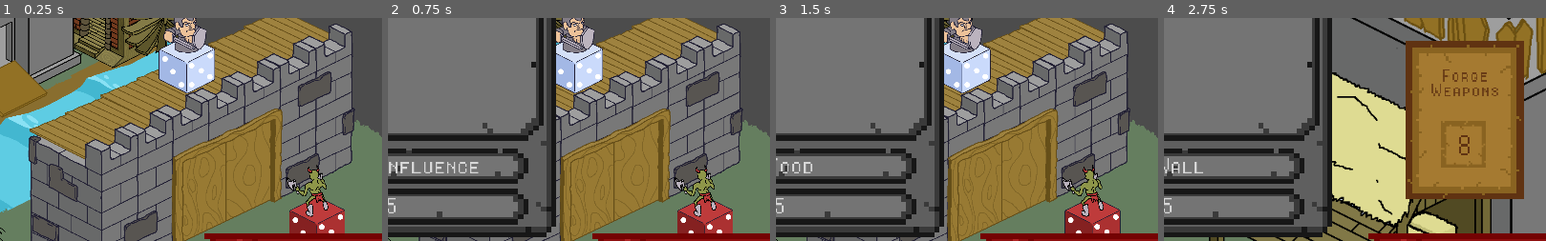
Above: before the commit, frames 1-4 (left to right).
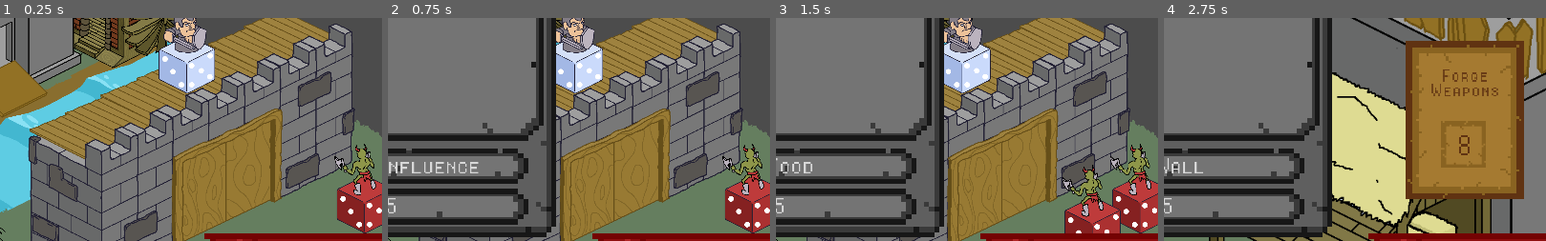
Above: after the commit, the same moments.

Repository: CapsCollective/rng-stronghold
Game: Godot game, scene res://scenes/main.tscn
Same seed, same stepped clock (60 frames per second), same inputs: the game is played once before the commit and once after it.
Inputs (mouse positions are % of the whole screen's width and height, from its top left):
- Up to frame 1 (0.25 s): no input
- Up to frame 2 (0.75 s): tap Enter (ui_accept) at 0.5 s; move the mouse to (67, 39) at 0.52 s; press the mouse at (67, 39) at 0.53 s
- Up to frame 3 (1.5 s): tap Enter (ui_accept) at 0.77, 1.25 s; move the mouse to (43, 36) at 1.27 s; release the mouse at (43, 36) at 1.28 s; right-click (43, 36) at 1.35 s; click (43, 36) at 1.42 s
- Up to frame 4 (2.75 s): tap Enter (ui_accept) at 1.52, 2 s; move the mouse to (19, 43) at 2.02 s; press the mouse at (19, 43) at 2.03 s
The pictures show only the part of the screen within x 50-100%, y 41-91%; the shares and areas given below are measured in that part.

The runs differ from the first frame. In frame 1, 5.7% of the frame differs, in the area x 75-100%, y 56-97%; in frame 2, 5.7%; in frame 3, 3.1%; in frame 4, nothing differs.

Commit message:
Made battlefield visually represent number of enemies

Diff:
--- a/scenes/buildings.tscn
+++ b/scenes/buildings.tscn
@@ -10,9 +10,6 @@
 [ext_resource path="res://scripts/buildings.gd" type="Script" id=8]
 [ext_resource path="res://res/buildings/playerpiece.png" type="Texture" id=10]
 [ext_resource path="res://res/buildings/Ground.png" type="Texture" id=11]
-
-[sub_resource type="RectangleShape2D" id=7]
-extents = Vector2( 41.4409, 62.2359 )
 
 [node name="Buildings" type="Node2D"]
 script = ExtResource( 8 )
@@ -94,9 +91,29 @@
 script = ExtResource( 7 )
 res_id = 5
 
+[node name="Sprite4" type="Sprite" parent="Battlefield"]
+position = Vector2( 63.9175, -28.5945 )
+scale = Vector2( 0.4, 0.4 )
+texture = ExtResource( 6 )
+
 [node name="Sprite" type="Sprite" parent="Battlefield"]
 scale = Vector2( 0.4, 0.4 )
 texture = ExtResource( 6 )
 
-[node name="CollisionShape2D" type="CollisionShape2D" parent="Battlefield"]
-shape = SubResource( 7 )
+[node name="Sprite2" type="Sprite" parent="Battlefield"]
+position = Vector2( -56.6284, 31.6783 )
+scale = Vector2( 0.4, 0.4 )
+texture = ExtResource( 6 )
+
+[node name="Sprite3" type="Sprite" parent="Battlefield"]
+position = Vector2( 68.9636, 16.8204 )
+scale = Vector2( 0.4, 0.4 )
+texture = ExtResource( 6 )
+
+[node name="Sprite5" type="Sprite" parent="Battlefield"]
+position = Vector2( 11.7747, 53.2645 )
+scale = Vector2( 0.4, 0.4 )
+texture = ExtResource( 6 )
+
+[node name="CollisionPolygon2D" type="CollisionPolygon2D" parent="Battlefield"]
+polygon = PoolVector2Array( -10.5337, -57.8945, 6.00635, -59.2961, 19.7429, -25.0948, 37.6846, -39.1118, 16.3788, -70.5097, 65.4382, -95.4599, 79.1748, -66.8653, 80.0157, -54.2501, 78.8944, -43.5972, 106.928, -30.1409, 113.096, 60.6889, 14.1361, 118.719, -59.0323, 94.8903, -96.3174, 74.1452, -98.8405, -11.0779, -56.7896, -34.9067, -40.2496, -46.6809 )
--- a/scripts/buildings.gd
+++ b/scripts/buildings.gd
@@ -25,3 +25,9 @@
 	camera.position = resting_pos
 	zoomed = false
 	$"../HUDCanvas/BuildingInterface".visible = false
+
+func display_battlefield():
+	var display_num = $"../".enemies
+	for child in $Battlefield.get_children():
+		child.visible = child is Sprite and display_num > 0
+		display_num -= 1
--- a/scripts/event_manager.gd
+++ b/scripts/event_manager.gd
@@ -129,6 +129,7 @@
 	$"HUDCanvas/ResourceBar/TurnLabel".text = "Turn: " + str(turn)
 	$"HUDCanvas/ResourceBar/EnemiesLabel".text = "Enemies: " + str(enemies)
 	$"HUDCanvas/ResourceBar/DiceLabel".text = "Dice: " + str(turn_dice) + "/" + str(dice)
+	$Buildings.display_battlefield()
 
 func display_active_events():
 	print(active_events)
Not shown: 1 places in scenes/buildings.tscn that only renumber resources
